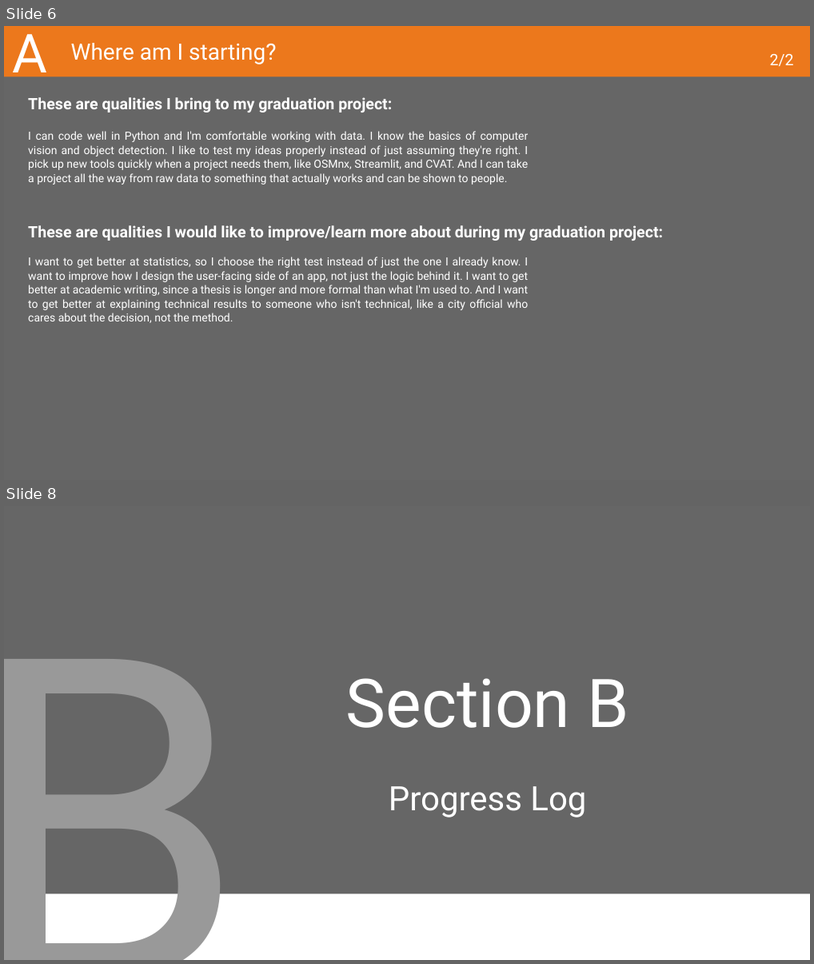
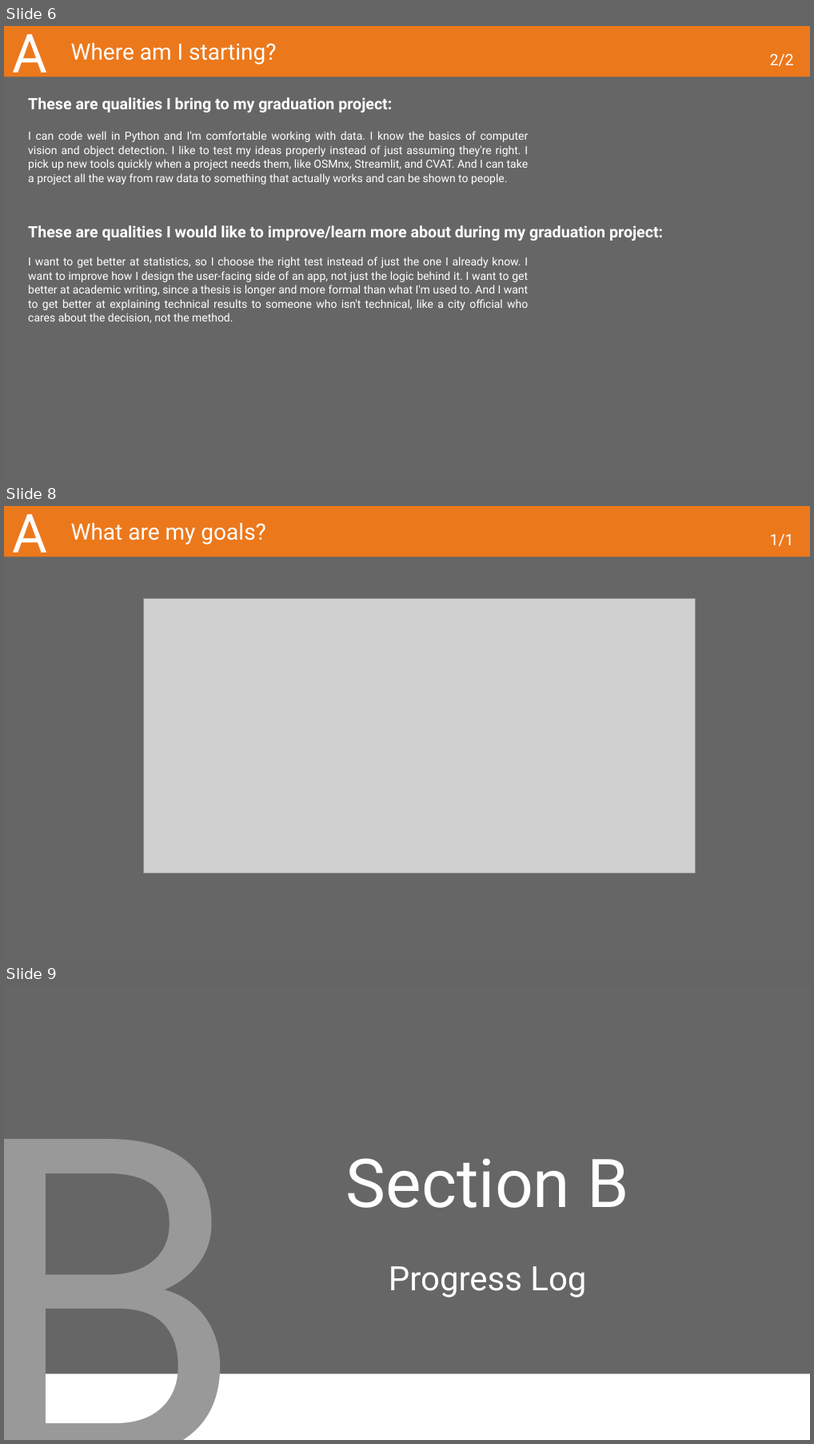
Before and after one commit to VladislavStoimenov235030/Vladislav_Stoimenov_Graduation_Project_25_26, a slide deck: thesis/evidencing/2026-27 Learning Log Graduation Project.pptx. Shown one above the other, each under a label of ours: slides 6 and 8 before the commit, slides 6, 8 and 9 after it; the slides between them are not shown. The pictures are 814x964 and 814x1444 pixels, drawn with LibreOffice and Linux fonts; fonts in the diff are those of the drawing; grey boxes stand for pictures; background and template pictures are left out. Boxes give left, top, right and bottom in pixels: in the first picture for what was removed or moved away, otherwise in the second. Text is boxed around its words. In the diff, an @@ line names an element or a change of style, - is before the commit and + after.

```diff
--- a/thesis/evidencing/2026-27 Learning Log Graduation Project.pptx
+++ b/thesis/evidencing/2026-27 Learning Log Graduation Project.pptx
@@ slide 8 added at (x1=4, y1=506, x2=810, y2=960), background #666666; not listed: 1 template element that a slide beside it also shows @@
@@ title added at (x1=12, y1=514, x2=47, y2=565), 48 pt, text #FFFFFF @@
+A
@@ title added at (x1=71, y1=523, x2=266, y2=544), 20 pt, text #FFFFFF @@
+What are my goals?
@@ title added at (x1=770, y1=534, x2=794, y2=547), 14 pt, text #FFFFFF @@
+1/1
@@ picture added at (x1=143, y1=599, x2=695, y2=873) @@
@@ what was slide 8 is now slide 9 @@
```
Also in this commit, not shown: 3 slides changed, 3 other files.
